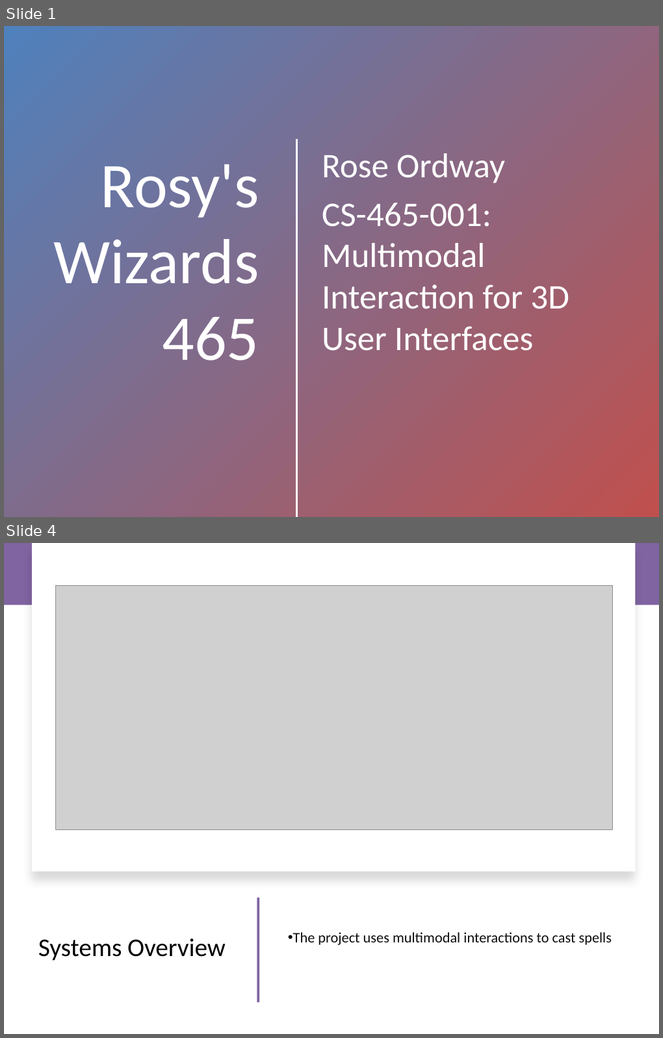
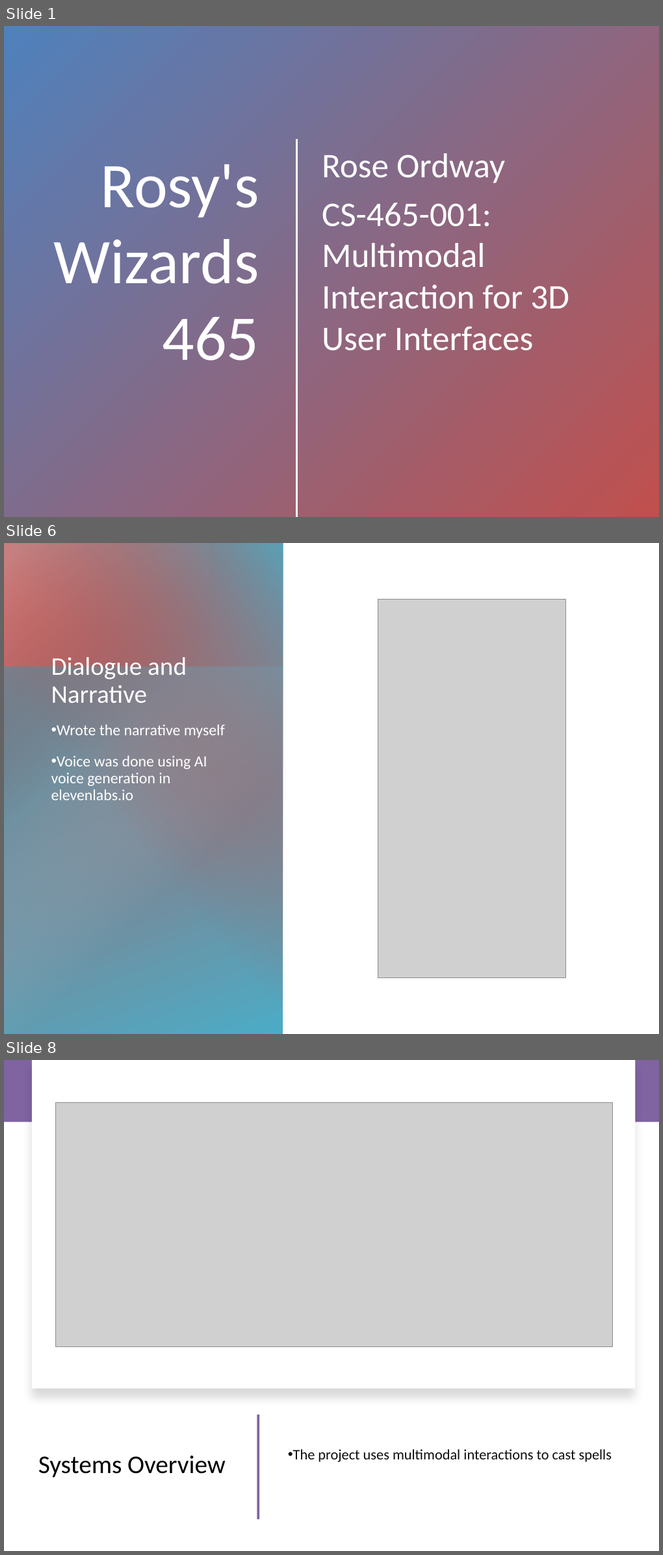
Before and after one commit to csu-hci-projects/CS465_OrdwayR, a slide deck: Rosys_Wizards_465_Presentation.pptx. Shown one above the other, each under a label of ours: slides 1 and 4 before the commit, slides 1, 6 and 8 after it; the slides between them are not shown. The pictures are 663x1038 and 663x1555 pixels, drawn with LibreOffice and Linux fonts; fonts in the diff are those of the drawing; grey boxes stand for pictures. Boxes give left, top, right and bottom in pixels: in the first picture for what was removed or moved away, otherwise in the second. Text is boxed around its words. In the diff, an @@ line names an element or a change of style, - is before the commit and + after.

```diff
--- a/Rosys_Wizards_465_Presentation.pptx
+++ b/Rosys_Wizards_465_Presentation.pptx
@@ slide 6 added at box(4, 543, 659, 1034), background #FFFFFF @@
@@ group added at box(4, 543, 284, 1034): 4 rectangles @@
@@ picture added at box(378, 600, 566, 978) @@
@@ title added at box(51, 657, 187, 703), 28 pt, text #FFFFFF @@
+Dialogue and Narrative
@@ text added at box(51, 724, 225, 800), 17 pt, text #FFFFFF @@
+• Wrote the narrative myself
+• Voice was done using AI voice generation in elevenlabs.io
@@ what was slide 4 is now slide 8 @@
```
Also in this commit, not shown: 4 slides changed, 3 other slides added, 3 other files.
